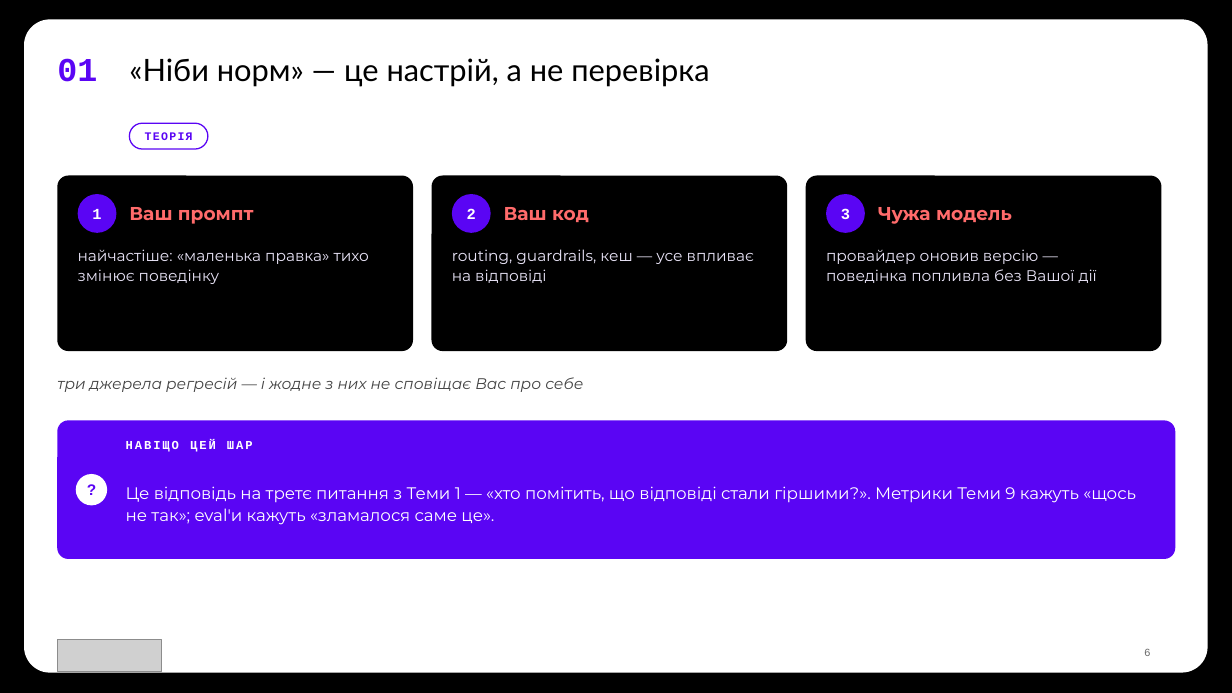
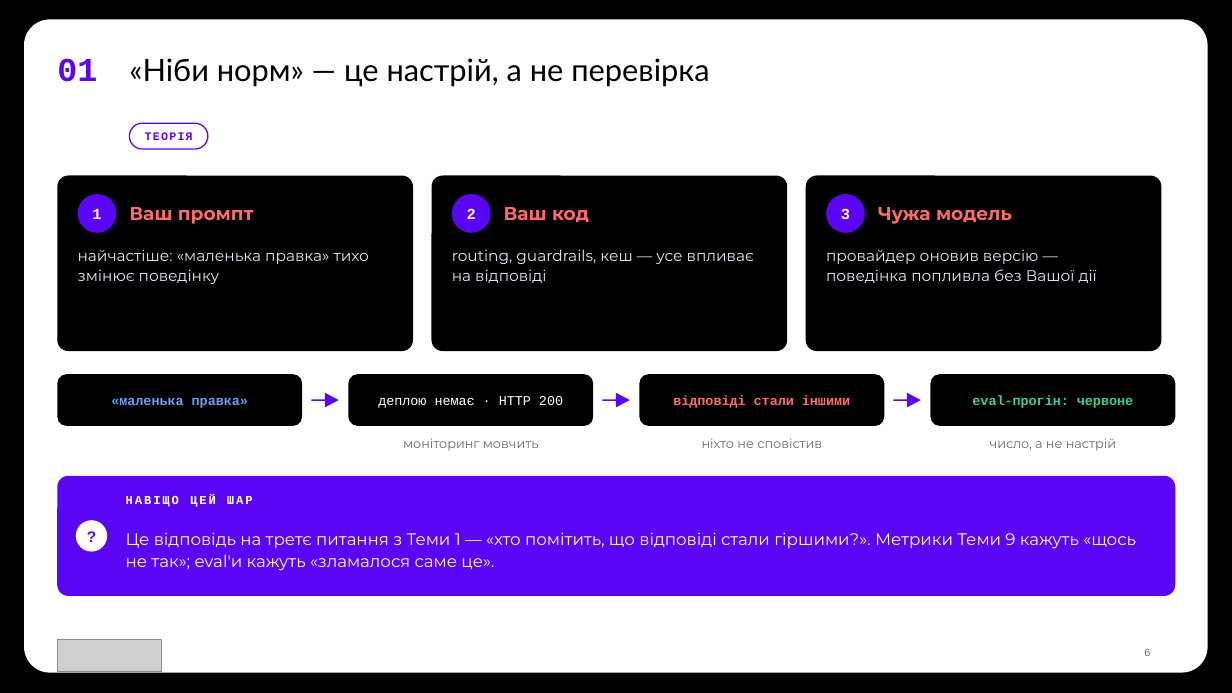
Before and after one commit to TarasFedorenkoFTV/llmops-bootcamp, a slide deck: slide 6 of docs/decks/L10.pptx. Drawn at 1232x693 pixels with LibreOffice and Linux fonts; fonts in the diff are those of the drawing; grey boxes stand for pictures; background and template pictures are left out. Boxes give left, top, right and bottom in pixels: in the first picture for what was removed or moved away, otherwise in the second. Text is boxed around its words. In the diff, an @@ line names an element or a change of style, - is before the commit and + after.

```diff
--- a/docs/decks/L10.pptx
+++ b/docs/decks/L10.pptx
@@ text removed at [57, 377, 583, 392] @@
-три джерела регресій — і жодне з них не сповіщає Вас про себе
@@ rounded rectangle added at [57, 374, 302, 426], fill #000000 @@
@@ rounded rectangle added at [348, 374, 593, 426], fill #000000 @@
@@ rounded rectangle added at [640, 374, 884, 426], fill #000000 @@
@@ rounded rectangle added at [931, 374, 1176, 426], fill #000000 @@
@@ text added at [111, 397, 248, 408], 10.5 pt, text #6BA0F8, bold @@
+«маленька правка»
@@ line added from (311, 400) to (328, 400), #5A05F4 1.25 pt @@
@@ triangle added at [325, 392, 339, 407], fill #5A05F4 @@
@@ text added at [378, 396, 563, 408], 10.5 pt, text #FFFFFF @@
+деплою немає · HTTP 200
@@ line added from (603, 400) to (619, 400), #5A05F4 1.25 pt @@
@@ triangle added at [616, 392, 630, 407], fill #5A05F4 @@
@@ text added at [673, 395, 850, 408], 10.5 pt, text #FF6B6B, bold @@
+відповіді стали іншими
@@ line added from (894, 400) to (910, 400), #5A05F4 1.25 pt @@
@@ triangle added at [907, 392, 921, 407], fill #5A05F4 @@
@@ text added at [972, 395, 1133, 408], 10.5 pt, text #3FCF8E, bold @@
+eval-прогін: червоне
@@ text added at [403, 438, 539, 450], 10 pt, text #6B6B6B @@
+моніторинг мовчить
@@ text added at [702, 438, 822, 448], 10 pt, text #6B6B6B @@
+ніхто не сповістив
@@ text added at [990, 438, 1116, 451], 10 pt, text #6B6B6B @@
+число, а не настрій
@@ rounded rectangle: place and size @@
-rounded rectangle at [57, 421, 1176, 559]
+rounded rectangle at [57, 476, 1176, 596]
@@ rounded rectangle at [57, 476, 1176, 596]: proportions changed @@
@@ text "НАВІЩО ЦЕЙ ШАР": place and size @@
-text "НАВІЩО ЦЕЙ ШАР" at [126, 440, 253, 452]
+text "НАВІЩО ЦЕЙ ШАР" at [126, 496, 253, 507]
@@ ellipse: place and size @@
-ellipse at [76, 474, 107, 506]
+ellipse at [76, 520, 107, 552]
@@ text "?": place and size @@
-text "?" at [76, 474, 107, 506]
+text "?" at [76, 520, 107, 552]
@@ text "Це відповідь на третє питання ...": place and size @@
-text "Це відповідь на третє питання ..." at [126, 486, 1136, 525]
+text "Це відповідь на третє питання ..." at [126, 532, 1136, 571]
```
Also in this commit, not shown: 2 other slides changed, 29 other files.
